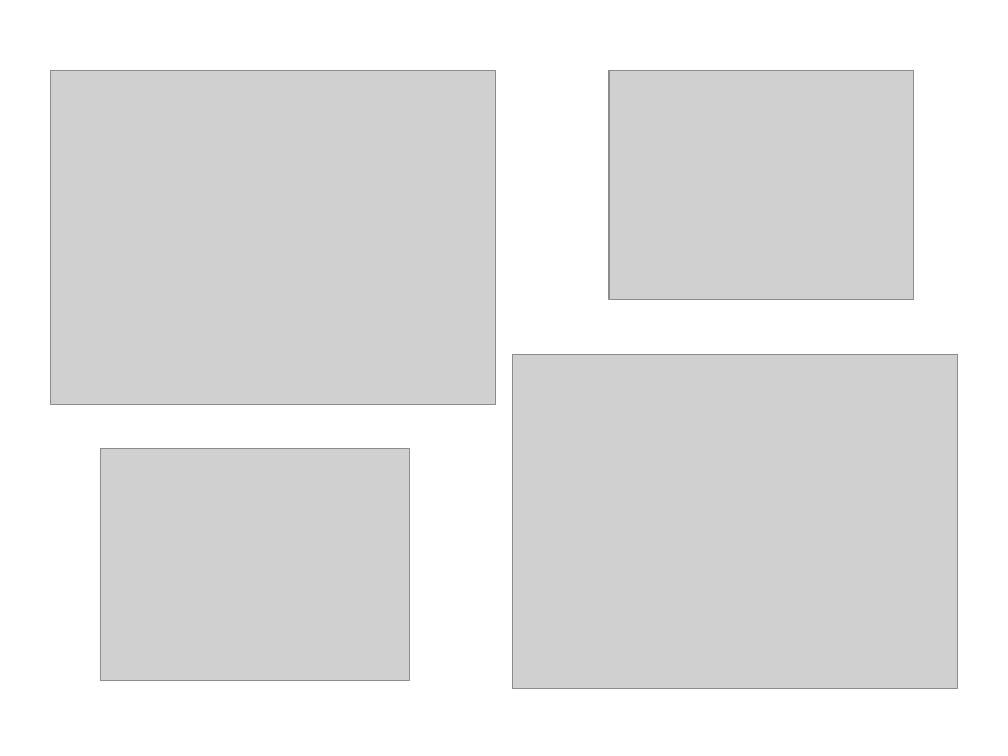
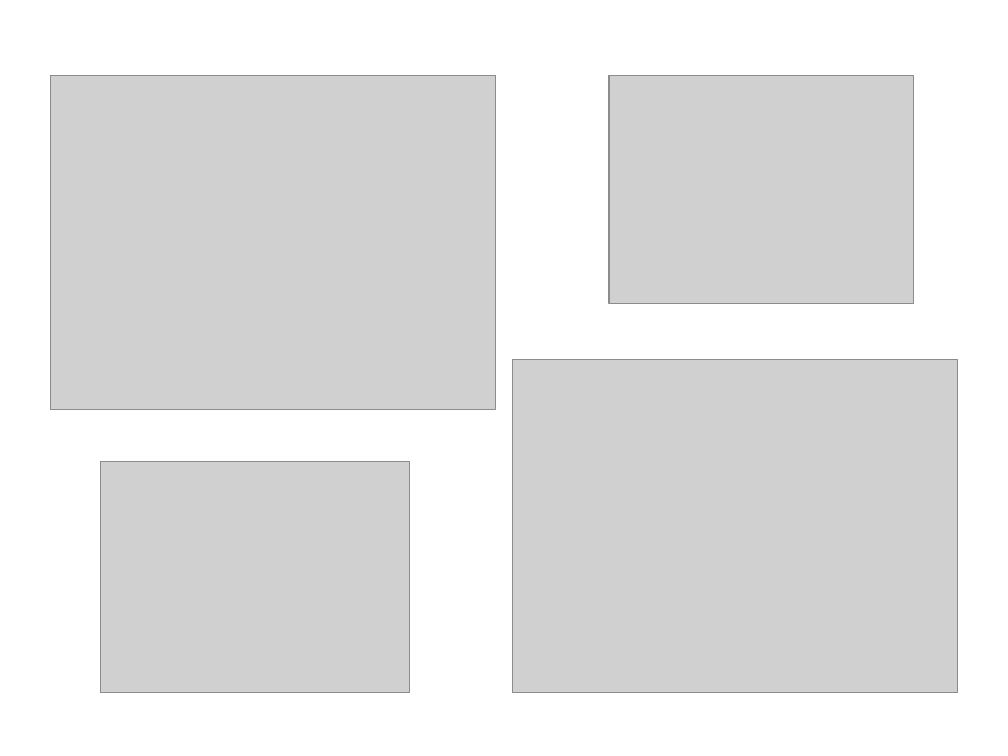
Before and after one commit to DinoBektesevic/vsa2009, a slide deck: slide 13 of The Photometry group.pptx. Drawn at 1008x756 pixels with LibreOffice and Linux fonts; fonts in the diff are those of the drawing; grey boxes stand for pictures; background and template pictures are left out. Boxes give left, top, right and bottom in pixels: in the first picture for what was removed or moved away, otherwise in the second. Text is boxed around its words. In the diff, an @@ line names an element or a change of style, - is before the commit and + after.

```diff
--- a/The Photometry group.pptx
+++ b/The Photometry group.pptx
@@ 3 pictures: place and size @@
-3 pictures at (50,71,958,688)
+3 pictures at (50,76,958,692)
@@ picture: place and size @@
-picture at (101,449,409,680)
+picture at (101,462,409,694)
```
Also in this commit, not shown: 2 other slides changed, 1 slide removed.
